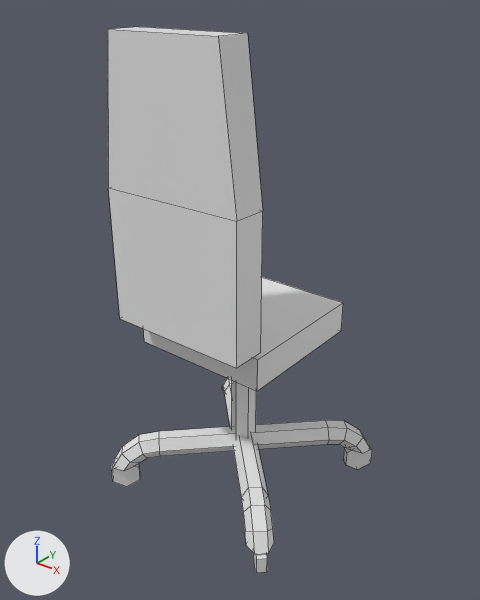
Renders of the FBX model Assets/Models/_Objects/Chair1.fbx from each side of a commit.
Before and after are seen from a 50 mm lens placed at (2.04, -3.59, 2.82), pointed at (0.0, -1.04, 1.24). Arrows for +X, +Y and +Z are at lower left; the lights stay in place. Mesh edges are drawn as thin lines. Vertices at the same position are counted once.
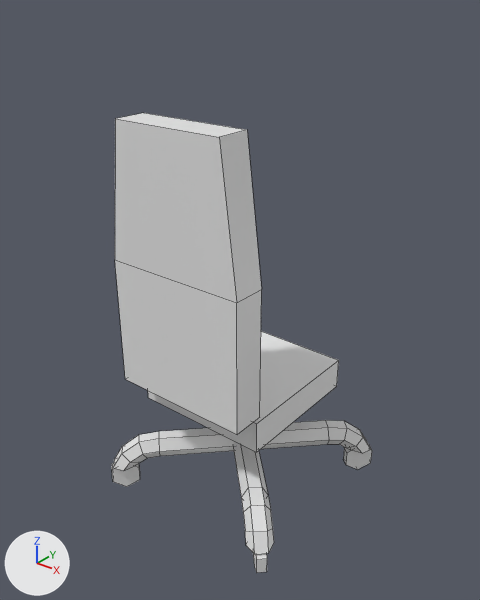
The newer file is also turned or shifted as a whole; pictures and numbers use the older file's frame.

Location of each change, [x1, y1, x2, y2] in pixels of the pictures (480 x 600 px; the box of a moved part takes in the faces that stretch with it):
'Cube.001', reshaped (16% shorter)
    before: [108, 27, 372, 573]
    after: [112, 113, 372, 573]
part 1 of me_cube_020, moved or reshaped
    before: [144, 277, 343, 391]
    after: [148, 331, 339, 452]
part 2 of me_cube_020, moved or reshaped
    before: [108, 27, 263, 368]
    after: [115, 113, 262, 434]
part 3 of me_cube_020, moved or reshaped (not visible afterwards)
    before: [232, 380, 256, 439]
part 4 of me_cube_020, moved or reshaped
    before: [159, 427, 236, 456]
    after: [159, 428, 235, 456]

Patch to the scene script:
```diff
--- a/Assets/Models/_Objects/Chair1.fbx.py
+++ b/Assets/Models/_Objects/Chair1.fbx.py
@@ me_cube_020 @@
 # used by ob_cube_001; location = (0.0, -1.028, 0.0)
 # verts and faces of me_cube_020; kept vertices keep their numbers, new ones are numbered from 194
 # before: 17 (0.0, -0.05, 1.0), 19 (-0.06, -0.01, 1.0), 21 (-0.06, 0.06, 1.0), 23 (0.0, 0.1, 1.0), 25 (0.06, 0.06, 1.0)
 # before: 27 (0.06, -0.01, 1.0)
-me_cube_020.from_pydata(...)  # 194 vertices, 153 faces; spans x -0.59..0.59, y -0.56..0.62, z 0.0..2.62
+me_cube_020.from_pydata(...)  # 189 vertices, 153 faces; spans x -0.59..0.59, y -0.56..0.62, z 0.0..2.25
+# me_cube_020 part 1: the loose piece of 8 vertices spanning x -0.39..0.39, y -0.37..0.42, z 1.0..1.18 is moved by (0.0, 0.0, -0.37)
+# me_cube_020 part 2: the loose piece of 12 vertices spanning x -0.39..0.39, y -0.53..-0.35, z 1.21..2.62 is moved by (0.0, 0.0, -0.37)
+# me_cube_020 part 3
+for i in [17, 19, 21, 23, 25, 27]: verts[i] += (0.0, 0.0, -0.22)
+# me_cube_020 part 4
+# 5 vertices are removed from x -0.03..0.05, y -0.02..0.05, z 0.23..0.35
+# 7 faces are deleted
+# 7 new faces join them
```
